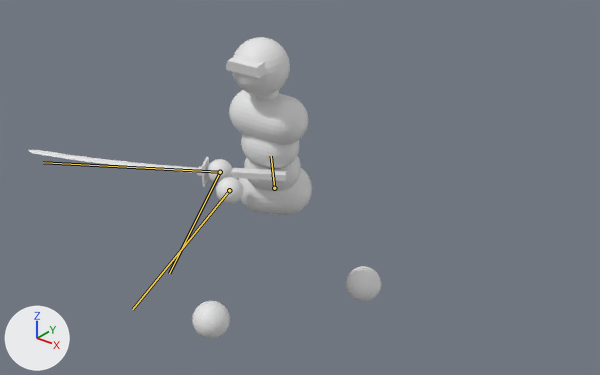
The glTF model assets/models/simple_combat_char.glb, before and after one commit.
The view is the same before and after, from a 50 mm camera at (2.44, -4.68, 2.63) aimed at (0.21, -1.9, 0.9). Every picture has the same lights, and +X, +Y and +Z are marked at lower left. The picture after the commit comes second. Both versions are drawn at frame 5 of the action 'PC_attack_3rel'; the numbers are the values there. The bones that change are drawn over the model as lines.

The first picture shows 'Body', 'Sword'.
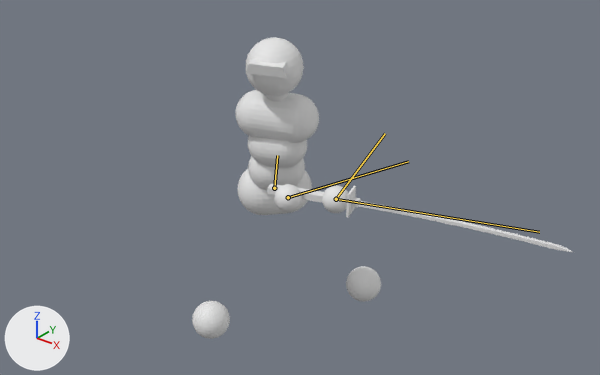
The edits, one by one:
Bone 'Lower back' (bone_lower_back) turns from (-18, 32, 4) to (-16, 49, 7) degrees about its own x, y and z.
Bone 'Hand.L' (bone_hand_l) moves from (-0.381, -0.608, -0.283) to (-0.381, -0.359, -0.176).
Bone 'Hand.L' (bone_hand_l) turns from (-72, 7, -2) to (84, -6, 4) degrees about its own x, y and z.
Bone 'Hand.R' (bone_hand_r) moves from (-0.384, -0.669, 0.162) to (-0.384, -1.259, 0.051).
Bone 'Hand.R' (bone_hand_r) turns from (59, 1, 179) to (71, -178, 0) degrees about its own x, y and z.
Bone 'Sword attachment' (bone_sword_attachment) moves from (0.669, 0.162, 0.384) to (1.259, 0.051, 0.384).
Bone 'Sword attachment' (bone_sword_attachment) turns from (0, 178, 59) to (180, 2, 71) degrees about its own x, y and z.

Location of each change, [x1, y1, x2, y2] in pixels of the pictures (600 x 375 px):
'Body', posed: [192, 37, 381, 339] in both
'Sword', posed (18% wider, 82% taller): before [28, 150, 287, 187]; after [267, 184, 572, 252]
bone 'Lower back', root to tip: before (274, 188) to (271, 156); after (274, 188) to (277, 155)
bone 'Hand.L', root to tip: before (229, 190) to (132, 309); after (288, 197) to (408, 161)
bone 'Hand.R', root to tip: before (220, 172) to (169, 273); after (336, 199) to (385, 133)
bone 'Sword attachment', root to tip: before (220, 172) to (43, 162); after (336, 199) to (539, 232)
